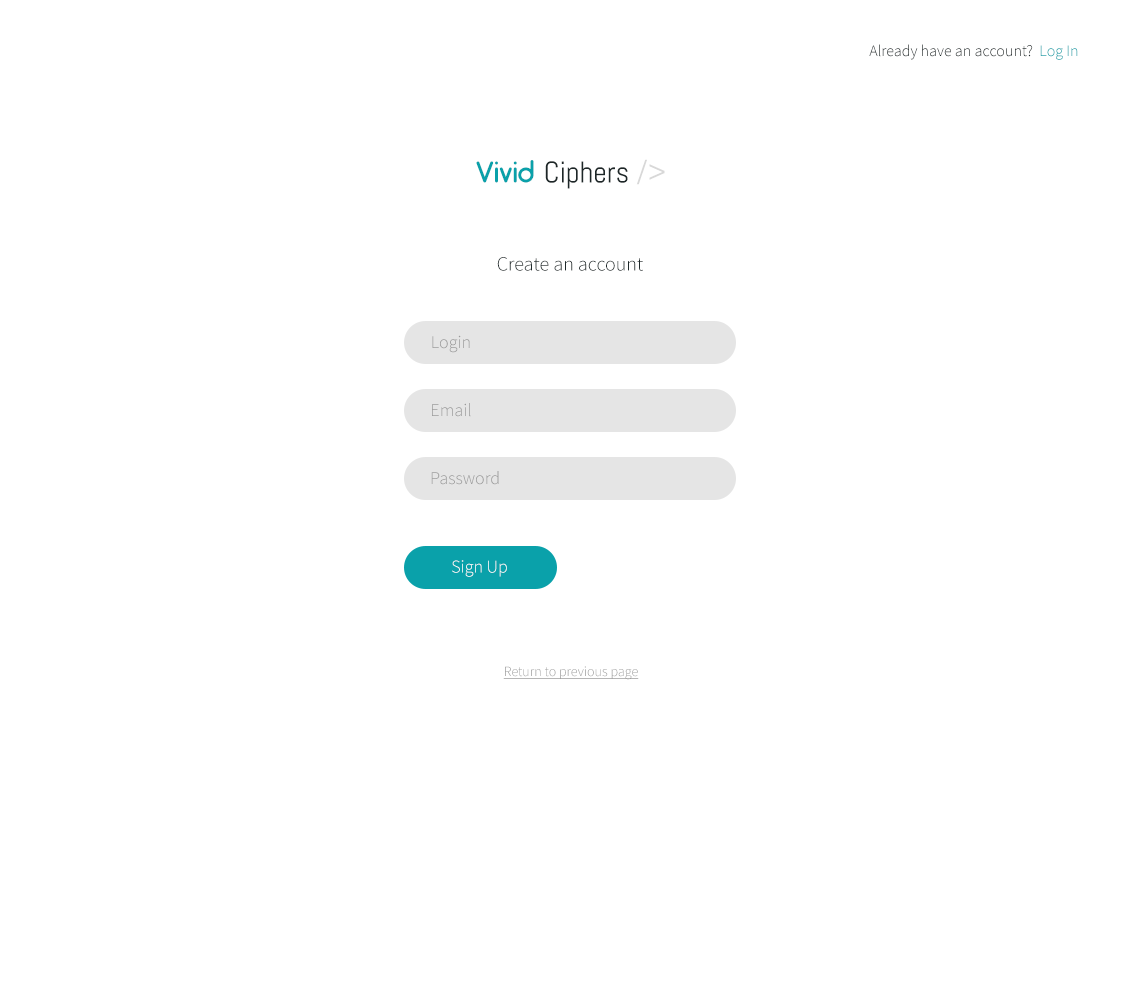
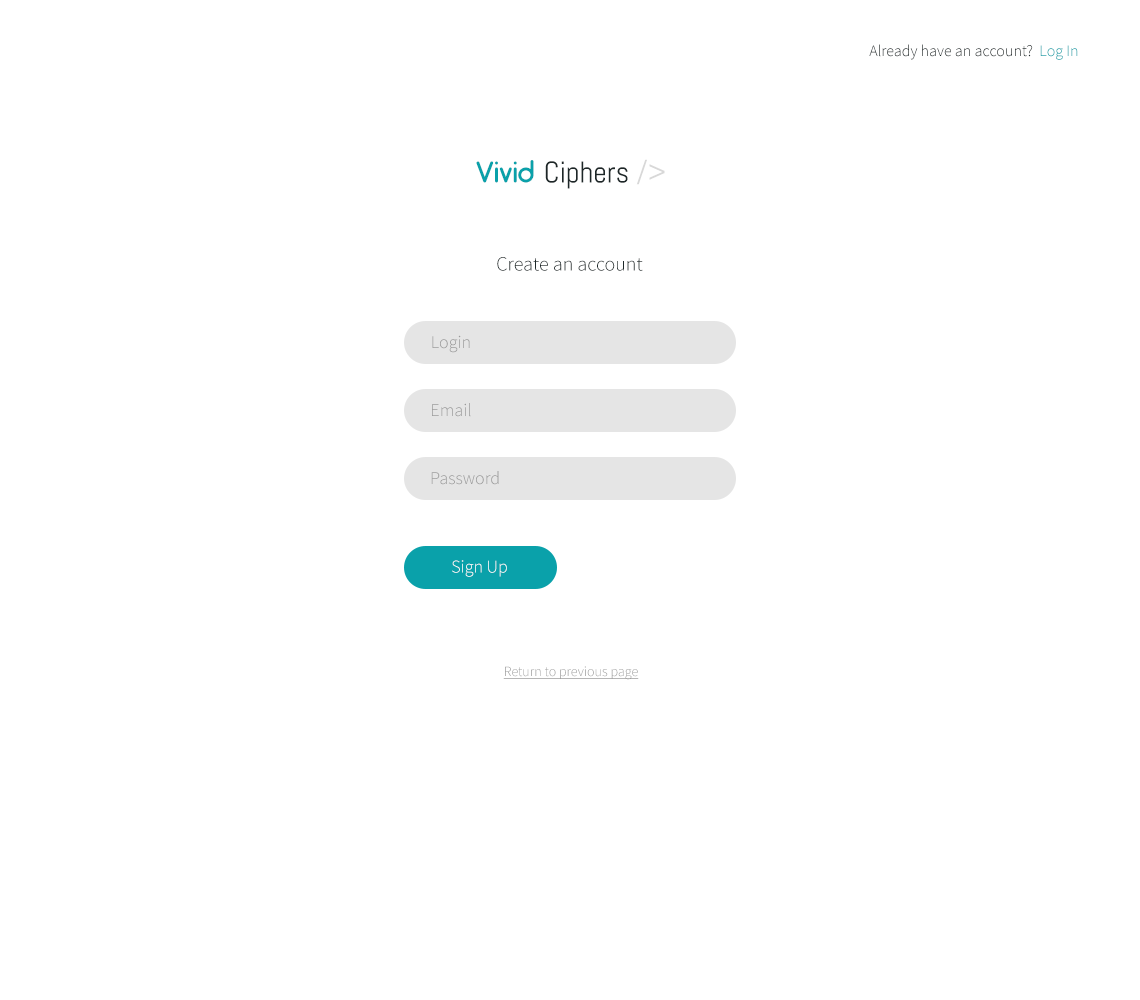
The second (1140, 1000) image is a revision of the first. Changes to its layers:
painted on "Create an account" over [497, 257, 643, 271]
